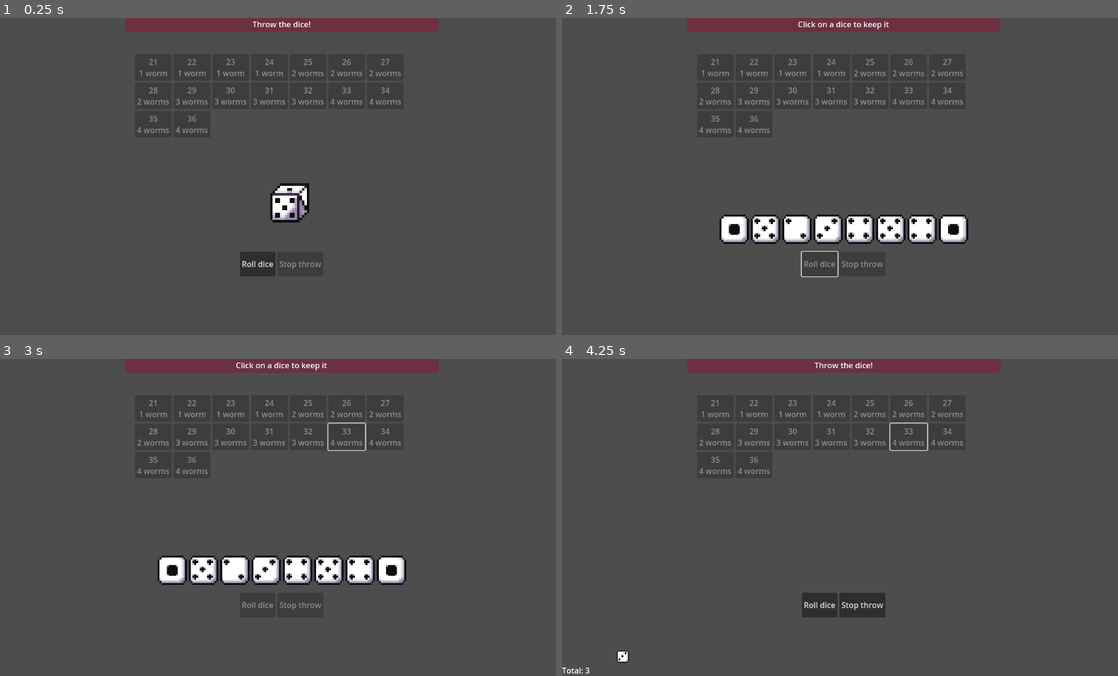
Above: before the commit, frames 1-4 (two rows, left to right).
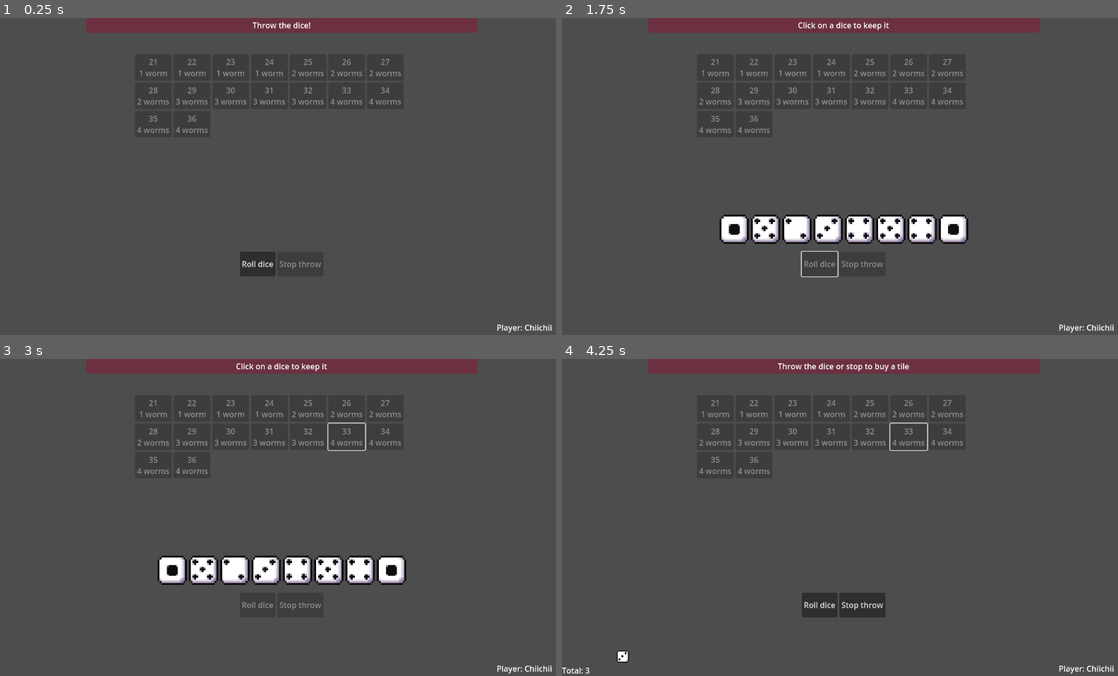
Above: after the commit, the same moments.

Repository: thannicko/Rainworms
Game: Godot game, scene res://Scenes/Game.tscn
The game is run twice, just before and just after one commit, with the same random seed, the same clock (stepped at 60 frames per second) and the same inputs.
Inputs (mouse positions are in pixels of both pictures, inside the frame that each line leads up to):
- Up to frame 1 (0.25 s): no input
- Up to frame 2 (1.75 s): click "Roll dice" at 0.5 s; move the mouse to (967, 160) at 1.27 s; click (967, 160) at 1.42 s
- Up to frame 3 (3 s): tap A at 2, 2.75 s; move the mouse to (166, 533) at 2.02 s; click (166, 533) at 2.17 s; move the mouse to (339, 447) at 2.77 s; click (339, 447) at 2.92 s
- Up to frame 4 (4.25 s): tap A at 3.5 s; move the mouse to (817, 580) at 3.52 s; click (817, 580) at 3.67 s

The runs differ from the first frame. In frame 1, 1.8% of the frame differs, in the area x 15-100%, y 0-100%; in frame 2, 1.0%; in frame 3, 1.0%; in frame 4, 1.2%.

Commit message:
Loop gameplay and add cursor from Annick

Diff:
--- a/Scenes/Game.tscn
+++ b/Scenes/Game.tscn
@@ -72,15 +72,17 @@
 layout_mode = 3
 anchors_preset = 0
 
-[node name="DeckController" type="Node" parent="." node_paths=PackedStringArray("tiles_container", "turn_controller")]
+[node name="DeckController" type="Node" parent="." node_paths=PackedStringArray("tiles_container", "bought_tiles_container", "turn_controller")]
 script = ExtResource("1_p0fjl")
 tiles_container = NodePath("../CanvasLayer/TileContainer")
+bought_tiles_container = NodePath("../CanvasLayer/BoughtTilesContainer")
 turn_controller = NodePath("../TurnStateMachine")
 
-[node name="TurnStateMachine" type="Node" parent="."]
+[node name="TurnStateMachine" type="Node" parent="." node_paths=PackedStringArray("total_label")]
 script = ExtResource("1_o8pd1")
-
-[node name="InitialThrowState" type="Node" parent="TurnStateMachine" node_paths=PackedStringArray("throw_dice_button", "stop_throw_button", "throw_dice_container", "keep_dice_container", "total_label", "prompt_label")]
+total_label = NodePath("../CanvasLayer/KeepDiceContianer/TotalLabel")
+
+[node name="InitialThrowState" type="Node" parent="TurnStateMachine" node_paths=PackedStringArray("throw_dice_button", "stop_throw_button", "throw_dice_container", "keep_dice_container", "total_label", "prompt_label", "player_name_label")]
 script = ExtResource("2_avjjy")
 throw_dice_button = NodePath("../../CanvasLayer/ActionsContainer/ThrowDiceButton")
 stop_throw_button = NodePath("../../CanvasLayer/ActionsContainer/StopThrowButton")
@@ -88,9 +90,11 @@
 keep_dice_container = NodePath("../../CanvasLayer/KeepDiceContianer/KeepDiceContainer")
 total_label = NodePath("../../CanvasLayer/KeepDiceContianer/TotalLabel")
 prompt_label = NodePath("../../CanvasLayer/PromptLabel")
-
-[node name="WaitRethrowState" type="Node" parent="TurnStateMachine" node_paths=PackedStringArray("throw_dice_button", "stop_throw_button", "throw_dice_container")]
+player_name_label = NodePath("../../CanvasLayer/PlayerNameLabel")
+
+[node name="WaitRethrowState" type="Node" parent="TurnStateMachine" node_paths=PackedStringArray("prompt_label", "throw_dice_button", "stop_throw_button", "throw_dice_container")]
 script = ExtResource("3_3xqk5")
+prompt_label = NodePath("../../CanvasLayer/PromptLabel")
 throw_dice_button = NodePath("../../CanvasLayer/ActionsContainer/ThrowDiceButton")
 stop_throw_button = NodePath("../../CanvasLayer/ActionsContainer/StopThrowButton")
 throw_dice_container = NodePath("../../CanvasLayer/ThrowDiceMargin/ThrowDiceContainer")
@@ -103,13 +107,11 @@
 dice_animation = NodePath("../../CanvasLayer/DiceThrowAnimation")
 prompt_label = NodePath("../../CanvasLayer/PromptLabel")
 
-[node name="KeepDiceState" type="Node" parent="TurnStateMachine" node_paths=PackedStringArray("stop_throw_button", "throw_dice_container", "keep_dice_container", "total_label", "prompt_label")]
+[node name="KeepDiceState" type="Node" parent="TurnStateMachine" node_paths=PackedStringArray("stop_throw_button", "throw_dice_container", "keep_dice_container")]
 script = ExtResource("5_5yqc1")
 stop_throw_button = NodePath("../../CanvasLayer/ActionsContainer/StopThrowButton")
 throw_dice_container = NodePath("../../CanvasLayer/ThrowDiceMargin/ThrowDiceContainer")
 keep_dice_container = NodePath("../../CanvasLayer/KeepDiceContianer/KeepDiceContainer")
-total_label = NodePath("../../CanvasLayer/KeepDiceContianer/TotalLabel")
-prompt_label = NodePath("../../CanvasLayer/PromptLabel")
 
 [node name="StopThrowState" type="Node" parent="TurnStateMachine" node_paths=PackedStringArray("prompt_label", "throw_dice_button", "stop_throw_button", "deck_controller")]
 script = ExtResource("6_l6rxv")
@@ -124,16 +126,30 @@
 deck_controller = NodePath("../../DeckController")
 
 [node name="CanvasLayer" type="CanvasLayer" parent="."]
+
+[node name="PlayerNameLabel" type="Label" parent="CanvasLayer"]
+custom_minimum_size = Vector2(0, 30)
+anchors_preset = 3
+anchor_left = 1.0
+anchor_top = 1.0
+anchor_right = 1.0
+anchor_bottom = 1.0
+offset_left = -159.0
+offset_top = -30.0
+grow_horizontal = 0
+grow_vertical = 0
+text = "Player name"
+horizontal_alignment = 1
+vertical_alignment = 1
 
 [node name="PromptLabel" type="Label" parent="CanvasLayer"]
 custom_minimum_size = Vector2(0, 30)
 anchors_preset = 5
 anchor_left = 0.5
 anchor_right = 0.5
-offset_left = -320.0
-offset_top = -2.0
-offset_right = 320.0
-offset_bottom = 21.0
+offset_left = -400.0
+offset_right = 400.0
+offset_bottom = 30.0
 grow_horizontal = 2
 theme_override_styles/normal = SubResource("StyleBoxFlat_oy2md")
 text = "Prompt"
@@ -219,6 +235,7 @@
 expand_mode = 3
 
 [node name="DiceThrowAnimation" type="AnimatedSprite2D" parent="CanvasLayer"]
+visible = false
 texture_filter = 1
 position = Vector2(592, 378)
 scale = Vector2(5, 5)
@@ -262,3 +279,16 @@
 offset_bottom = -50.0
 grow_horizontal = 2
 grow_vertical = 2
+
+[node name="BoughtTilesContainer" type="HFlowContainer" parent="CanvasLayer"]
+anchors_preset = 7
+anchor_left = 0.5
+anchor_top = 1.0
+anchor_right = 0.5
+anchor_bottom = 1.0
+offset_left = -250.0
+offset_top = -48.0
+offset_right = 250.0
+offset_bottom = -8.0
+grow_horizontal = 2
+grow_vertical = 0
--- a/Scripts/DeckController.gd
+++ b/Scripts/DeckController.gd
@@ -1,6 +1,7 @@
 class_name DeckController extends Node
 
 @export var tiles_container: Container
+@export var bought_tiles_container: Container
 @export var turn_controller: TurnStateMachine
 
 signal tile_bought(tile: WormTile)
@@ -17,8 +18,8 @@
 	var available_tiles: Array = tiles_container.get_children().filter(func(tile): return not tile.disabled)
 	return available_tiles.is_empty()
 
-func enable_buying() -> void:
-	_buying_enabled = true
+func set_enable_buying(enabled: bool) -> void:
+	_buying_enabled = enabled
 
 func _refresh(new_points: int) -> void:
 	for button in tiles_container.get_children():
@@ -27,8 +28,12 @@
 func _is_tile_too_expensive(tile: WormTile, points: int) -> bool:
 	return tile.cost > points
 
-func _buy_tile(tile: WormTile) -> void:
+func _buy_tile(tile: WormTile, button: Button) -> void:
 	if (_buying_enabled):
+		_deck.tiles.erase(tile)
+		button.disabled = true
+		bought_tiles_container.add_child(button.duplicate())
+		button.queue_free()
 		tile_bought.emit(tile)
 		print("DeckController :: Bought tile: ", tile.display_details())
 
@@ -38,6 +43,6 @@
 		button.text = str(tile.buy_details())
 		button.custom_minimum_size = Vector2(75, 50)
 		button.disabled = true
-		button.button_down.connect(_buy_tile.bind(tile))
+		button.button_down.connect(_buy_tile.bind(tile, button))
 		tiles_container.add_child(button)
 		_button_to_tile[button] = tile
--- a/StateMachines/Turn/BuyingTileState.gd
+++ b/StateMachines/Turn/BuyingTileState.gd
@@ -6,10 +6,14 @@
 func enter(data := {}) -> void:
 	prompt_label.text = "Click on a tile to buy"
 	deck_controller.tile_bought.connect(_on_tile_bought)
-	deck_controller.enable_buying()
+	deck_controller.set_enable_buying(true)
 
 func _on_tile_bought(tile: WormTile) -> void:
 	(self._state_machine as TurnStateMachine).buy_tile(tile)
+	prompt_label.text = "Successfully bought: " + tile.display_details()
+	await get_tree().create_timer(1.0).timeout
+	self._state_machine._change_to_state("InitialThrowState")
 
 func exit() -> void:
 	deck_controller.tile_bought.disconnect(_on_tile_bought)
+	deck_controller.set_enable_buying(false)
--- a/StateMachines/Turn/InitialThrowState.gd
+++ b/StateMachines/Turn/InitialThrowState.gd
@@ -6,24 +6,25 @@
 @export var keep_dice_container: Container
 @export var total_label: Label
 @export var prompt_label: Label
+@export var player_name_label: Label
 
 func enter(data := {}) -> void:
-	#TODO Someone else should set our player
 	var state_machine := self._state_machine as TurnStateMachine
 	state_machine._player = PlayerControllerSingleton._active_player
+	state_machine.reset()
+
+	throw_dice_button.disabled = false
+	throw_dice_button.button_down.connect(_on_throw_dice_button_down)
+	stop_throw_button.disabled = true
+
+	prompt_label.text = "Throw the dice!"
+	prompt_label.show()
+	player_name_label.text = "Player: " + state_machine._player.name
+	player_name_label.show()
+	throw_dice_button.show()
+	total_label.hide()
 	_clear_container(throw_dice_container)
 	_clear_container(keep_dice_container)
-	throw_dice_button.button_down.connect(_on_throw_dice_button_down)
-	stop_throw_button.disabled = true
-	prompt_label.text = "Throw the dice!"
-	prompt_label.show()
-	throw_dice_button.show()
-	total_label.hide()
-	state_machine.points_earned.connect(_update_total_label)
-
-func _update_total_label(new_points: int) -> void:
-	total_label.text = "Total: " + str(new_points)
-	total_label.show()
 
 func _on_throw_dice_button_down():
 	self._state_machine._change_to_state("ThrowingState")
--- a/StateMachines/Turn/KeepDiceState.gd
+++ b/StateMachines/Turn/KeepDiceState.gd
@@ -3,8 +3,6 @@
 @export var stop_throw_button: Button
 @export var throw_dice_container: Container
 @export var keep_dice_container: Container
-@export var total_label: Label
-@export var prompt_label: Label
 
 var _keep_dice: int = 0
 var _dice_textures_to_value: Dictionary = {}
@@ -20,10 +18,8 @@
 	state_machine._nr_dices_left = state_machine._nr_dices_left - state_machine._kept_dices[_keep_dice]
 	state_machine.set_points_earned(_get_points_earned(state_machine._kept_dices))
 	if state_machine._nr_dices_left <= 0:
-		prompt_label.text = "Out of dice"
 		self._state_machine._change_to_state("StopThrowState")
 	else:
-		prompt_label.text = "Throw the dice!"
 		self._state_machine._change_to_state("WaitRethrowState")
 
 func _move_textures_to_keep_container() -> void:
--- a/StateMachines/Turn/TurnStateMachine.gd
+++ b/StateMachines/Turn/TurnStateMachine.gd
@@ -25,6 +25,7 @@
 
 enum InvalidThrowType { NO_DICES, NO_WORM, NO_TILES }
 
+@export var total_label: Label
 var _is_invalid_throw: bool = false
 var _invalid_throw_type: InvalidThrowType
 var _nr_dices_left: int = MaxThrows
@@ -34,6 +35,7 @@
 
 func set_points_earned(points: int) -> void:
 	_player.points_earned_in_turn = points
+	_update_total_label(_player.points_earned_in_turn)
 	points_earned.emit(_player.points_earned_in_turn)
 
 func get_points_earned() -> int:
@@ -42,6 +44,12 @@
 func buy_tile(tile: WormTile) -> void:
 	set_points_earned(0)
 	_player.tiles_bought.append(tile)
+
+func reset() -> void:
+	_is_invalid_throw = false
+	_dices_frequency.clear()
+	_kept_dices.clear()
+	_nr_dices_left = MaxThrows
 
 func invalidate_throw(reason: InvalidThrowType) -> void:
 	_is_invalid_throw = true
@@ -61,3 +69,7 @@
 	elif (_invalid_throw_type == InvalidThrowType.NO_TILES):
 		return "Cannot buy any tiles"
 	return ""
+
+func _update_total_label(new_points: int) -> void:
+	total_label.text = "Total: " + str(new_points)
+	total_label.show()
--- a/StateMachines/Turn/WaitRethrowState.gd
+++ b/StateMachines/Turn/WaitRethrowState.gd
@@ -1,10 +1,12 @@
 class_name WaitRethrowState extends State
 
+@export var prompt_label: Label
 @export var throw_dice_button: Button
 @export var stop_throw_button: Button
 @export var throw_dice_container: Container
 
 func enter(data := {}) -> void:
+	prompt_label.text = "Throw the dice or stop to buy a tile"
 	_clear_container(throw_dice_container)
 
 	throw_dice_button.disabled = false
--- a/project.godot
+++ b/project.godot
@@ -19,6 +19,10 @@
 
 PlayerControllerSingleton="*res://Scripts/PlayerController.gd"
 
+[display]
+
+mouse_cursor/custom_image="res://Assets/hook.png"
+
 [rendering]
 
 renderer/rendering_method="gl_compatibility"
Binary file added: Assets/hook.png
Not shown, added: Assets/hook.png.import
